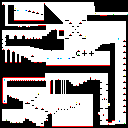
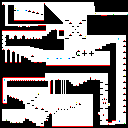
Layers edited between the first and the second 128 x 128 image:
painted on "图层 1" over <box>2,15,126,121</box>
